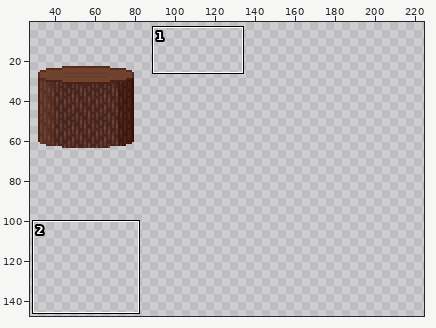
File history of a sprite sheet, assets/art/tileset/tree.png. Above, an overview of the earlier version with the close-up marked.
Close-up. Old version:
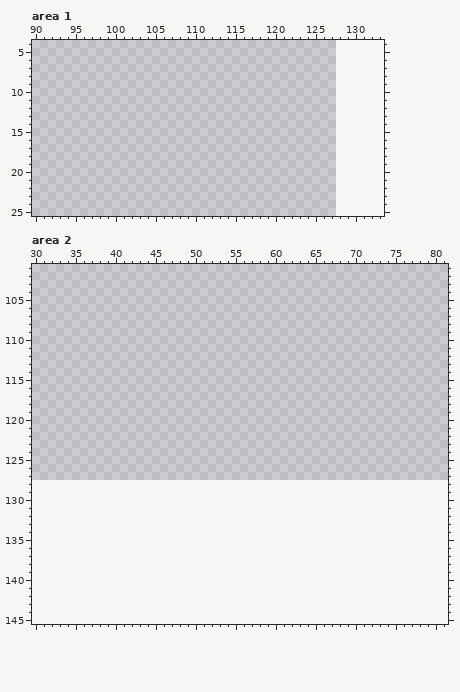
The file is 128x128 pixels. Colours within 5 levels of each other are drawn and written as one. Shown: area 1: x 90..133, y 4..25; area 2: x 30..81, y 101..145. The old version is drawn lined up with the new one, on the new canvas. The wide view leaves out empty margins. The commit also changed other parts of the picture, which this record leaves out.
Palette (. is transparent): 
After:
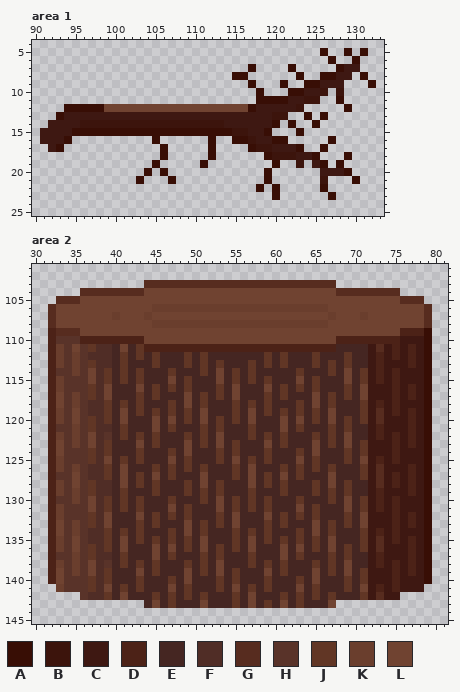
Colours new in this view: A #380e05  B #3c140c  C #3e1812  D #4c2217  E #452622  F #502d26  G #572c1f  H #593329  J #613625  K #6a3e2d  L #704331
Diff:
canvas 128x128 -> 256x256
Changed rows in their new state; - is an unchanged pixel.
Area 1:
first column x 91:
 5 -----------------------------------A--A-A-
 6 ------------------------------------A--A--
 7 --------------------------A----A-----ACC--
 8 ------------------------AA------A--AACC-A-
 9 --------------------------A---A--AACCC---A
10 ---------------------------A---AACCB-B----
11 ---------------------------AAAACCBB--A----
12 ---AAAAALLLLLLLLLLLLLLLLLLACCCCCB-----A---
13 --ACCCCCCCCCCCCCCCCCCCCCCCCCCBB--A-A------
14 -CCCCBBBBBBBBBBBBBBBBBBCCCCCCA-A--A-------
15 CCCCAAAAAAAAAAAAAAAAAAAABBCCA---A---------
16 CCCA----------A------A--AABCCAA-----A-----
17 -CA------------A-----A----ABBCCCA--A------
18 ---------------A-----A------ABBBCCA---A---
19 --------------A-----A--------A--B-CA-A----
20 -------------A-A------------A------CCCA---
21 ------------A---A-----------A------B---A--
22 ---------------------------A-A-----A------
23 -----------------------------A------A-----
Area 2:
first column x 32:
103 ------------GGGGGGGGGGGGGGGGGGGGGGGG------------
104 ----GGGGGGGGLLLLLLLLLLLLLLLLLLLLLLLLGGGGGGGG----
105 -GGGLLLLLLLLLLLLLLLLLLLLLLLLLLLLLLLLLLLLLLLLGGG-
106 GLLLLLLLLLLLLKKKKKKKKKKKKKKKKKKKKKKLLLLLLLLLLLLG
107 GLLLLLLLKLLLKLLLLLLLLLLLLLLLLLLLLLLKLLLKLLLLLLLG
108 GLLLLLLLLLLLLKKKKKKKKKKKKKKKKKKKKKKLLLLLLLLLLLLG
109 DGGGLLLLLLLLLLLLLLLLLLLLLLLLLLLLLLLLLLLLLLLLDDDA
110 DHHHDDDDDDDDLLLLLLLLLLLLLLLLLLLLLLLLDDDDDDDDCCCA
111 DKHLHJFFELEJDDDDDDDDDDDDDDDDDDDDDDDDEEEECGCDCDCA
112 DKHKHFFFEJEJEJEEEJEJEEEEEEEJEJEEEJEEEJEECDCDCDCA
113 DKHKHJFFEJEEEJEEEJEJEJEEEJEJEJEEEJEJEJEECDCCCDCA
114 DHHKHLFJEJEJEEEJEEEJELEJEJEEEEEJEEEJELEJCDCDCCCA
115 DKHHHLFJEJEJEEELEJEEELEJEJEJEEELEJEEELEJCDCDCCCA
116 DKHHHJFLEEELEJEJEJEEEJELEEELEJEJEJEEEJELCCCDCDCA
117 DLHKHJFLEEEJEJEEELEJEJELEEEJEJEEELEJEJELCCCDCDCA
118 DLHKHFFJEJEJEEEJELEJEEEJEJEJEEEJELEJEEEJCDCDCCCA
119 DKHLHFFJELEJEJEJEJELEEEJELEJEJEJEJELEEEJCGCDCDCA
120 DKHLHJFJELEEELELEJELEJEJELEEELELEJELEJEJCGCCCDCA
121 DHHKHJFFEJEEELEJEEEJEJEEEJEEELEJEEEJEJEECDCCCDCA
122 DKHKHLFHEJEJEJEEEJEJELEEEJEJEJEEEJEJELEECDCDCDCA
123 DLHKHLFJEEELEJEEELEJELEJEEELEJEEELEJELEJCCCDCDCA
124 DLHHHJFJEEEJEEEJELEEEJEJEEEJEEEJELEEEJEJCCCDCCCA
125 DKHHHJFLEJEJEEELEJEEEJELEJEJEEELEJEEEJELCDCDCCCA
126 DKHKHFFJELEEEJEJEJEJEEEJELEEEJEJEJEJEEEJCGCCCDCA
127 DHHLHFFJELEJELEJEEELEEEJELEJELEJEEELEEEJCGCDCDCA
128 DKHLHJFFELEJEJEEEJELEJEEELEJEJEEEJELEJEECGCDCDCA
129 DKHKHJFFEJEEEJEEEJEJEJEEEJEEEJEEEJEJEJEECDCCCDCA
130 DHHKHLFJEJEJEEEJEEEJELEJEJEJEEEJEEEJELEJCDCDCCCA
131 DKHHHLFJEJEJEEELEJEEELEJEJEJEEELEJEEELEJCDCDCCCA
132 DKHHHJFLEEELEJEJEJEEEJELEEELEJEJEJEEEJELCCCDCDCA
133 DLHKHJFLEEEJEJEEELEJEJELEEEJEJEEELEJEJELCCCDCDCA
134 DLHKHFFJEJEJEEEJELEJEEEJEJEJEEEJELEJEEEJCDCDCCCA
135 DKHLHFFJELEJEJEJEJELEEEJELEJEJEJEJELEEEJCGCDCDCA
136 DKHLHJFJELEEELELEJELEJEJELEEELELEJELEJEJCGCCCDCA
137 DHHKHJFFEJEEELEJEEEJEJEEEJEEELEJEEEJEJEECDCCCDCA
138 DKHKHLFHEJEJEJEEEJEJELEEEJEJEJEEEJEJELEECDCDCDCA
139 DLHKHLFJEEELEJEEELEJELEJEEELEJEEELEJELEJCCCDCDCA
140 DLHHHJFJEEEJEEEJELEEEJEJEEEJEEEJELEEEJEJCCCDCCCA
141 -KHHHJFLEJEJEEELEJEEEJELEJEJEEELEJEEEJELCDCDCCC-
142 ----HFFJELEEEJEJEJEJEEEJELEEEJEJEJEJEEEJCGCC----
143 ------------ELEJEEELEEEJELEJELEJEEEL------------
Pixel boxes of the changes (left, top, right, bottom) in both close-ups:
added: (40, 48, 376, 200)
added: (48, 280, 432, 608)
